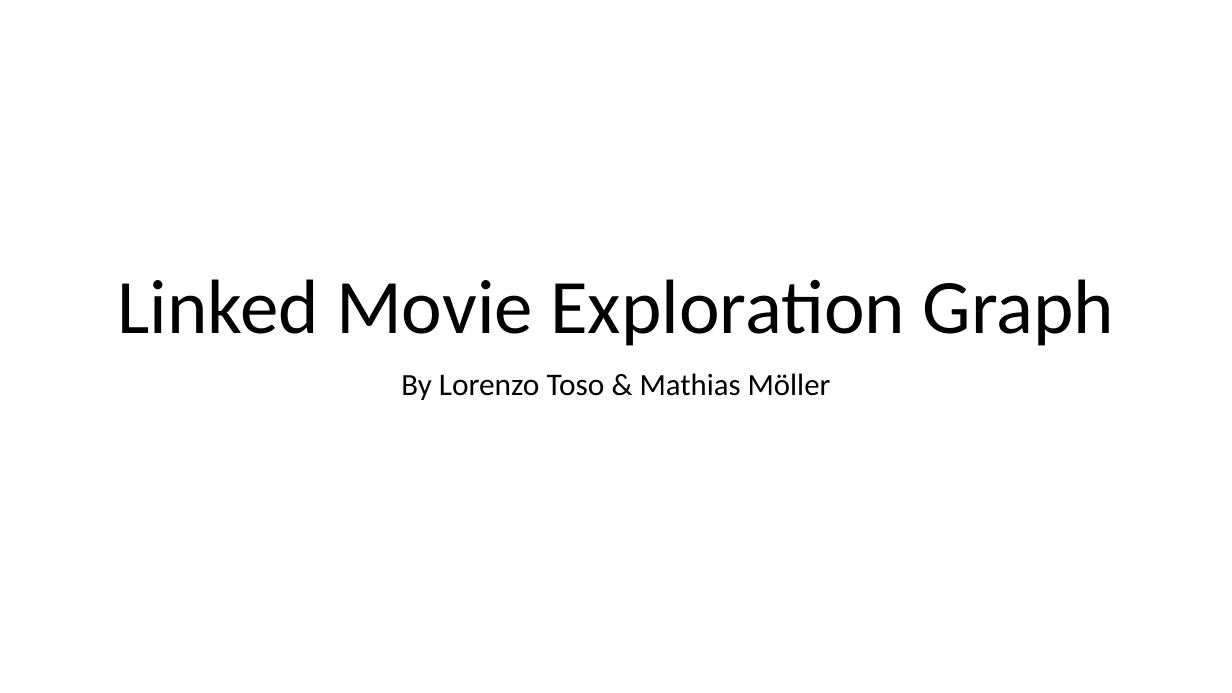
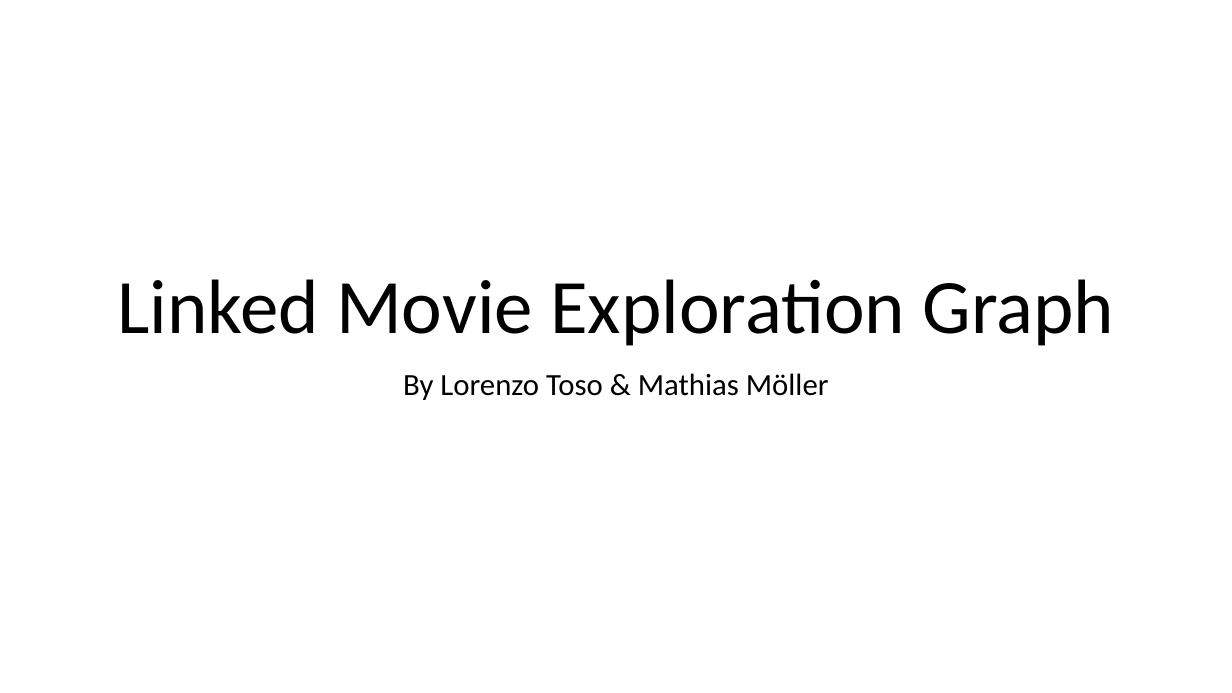
Before and after one commit to mathiasmoeller/LinkedMovieApp, a slide deck: slide 1 of Linked Movie Exploration Graph.pptx. Drawn at 1232x693 pixels with LibreOffice and Linux fonts; fonts in the diff are those of the drawing; background and template pictures are left out. Boxes give left, top, right and bottom in pixels: in the first picture for what was removed or moved away, otherwise in the second. Text is boxed around its words. In the diff, an @@ line names an element or a change of style, - is before the commit and + after.

```diff
--- a/Linked Movie Exploration Graph.pptx
+++ b/Linked Movie Exploration Graph.pptx
@@ subtitle "By Lorenzo Toso & Mathias ..." at [403,373,829,400]: size 24.5 to 24 pt in "Lorenzo Toso" @@
```
Also in this commit, not shown: 3 other slides changed, 1 slide added.
